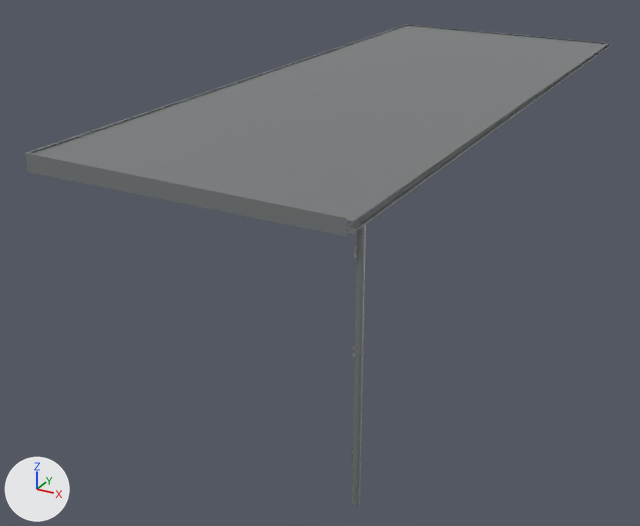
The glTF model game/assets/props/roof_service_weathering.glb as it was, and as the next commit left it.
The view is the same before and after, from a camera (50 mm lens) standing at (16.57, -16.75, 25.18) and looking at (10.72, -6.12, 19.86). Every picture has the same lights, and +X, +Y and +Z are marked at lower left. The picture after the commit comes second. Vertices at exactly the same position are counted once.

The first picture shows 'ServiceRoofRuntime_03_metal', 'ServiceRoofRuntime_04_metal', 'ServiceRoofRuntime_05_metal'.
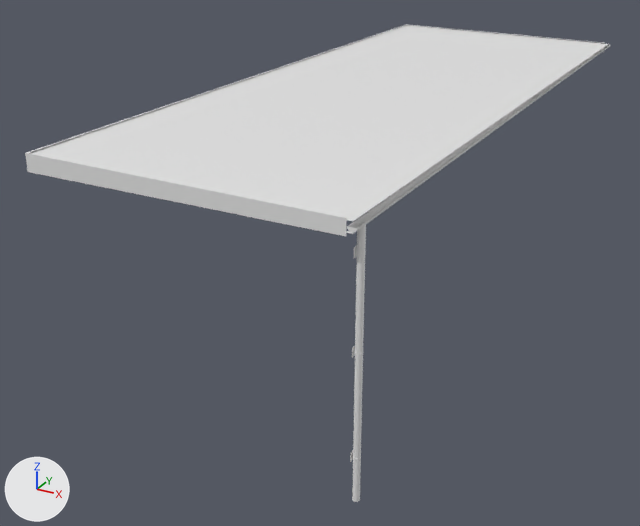
Patch to the scene script:
```diff
--- a/game/assets/props/roof_service_weathering.glb.py
+++ b/game/assets/props/roof_service_weathering.glb.py
@@ me_serviceroofruntime_03_metal @@
 # used by ob_serviceroofruntime_03_metal; location = (0.0, 0.0, 0.0)
-me_serviceroofruntime_03_metal.from_pydata(...)  # 1242 vertices, 2509 faces; spans x 9.43..13.38, y -10.28..-6.28, z 19.23..22.46
+me_serviceroofruntime_03_metal.from_pydata(...)  # 1345 vertices, 2715 faces; spans x 9.43..13.38, y -10.28..-6.28, z 19.27..22.46
+# me_serviceroofruntime_03_metal part 1: 8 vertices moved from x 13.29..13.36, y -10.12..-10.04, z 19.23..22.31 to x 13.29..13.36, y -10.12..-10.04, z 19.27..22.31; 58 vertices removed from x 13.29..13.36, y -10.12..-10.04, z 19.23; 161 vertices added at x 13.29..13.36, y -10.12..-10.04, z 19.27
+# me_serviceroofruntime_03_metal part 2: 2201 faces spanning x 9.43..13.38, y -10.28..-6.28, z 19.27..22.46 switch from mat_metal (grey #959999) to no material
@@ me_serviceroofruntime_04_metal @@
 me_serviceroofruntime_04_metal.from_pydata(...)  # 588 vertices, 998 faces; spans x 9.43..13.38, y -6.28..-2.28, z 22.25..22.46
-me_serviceroofruntime_04_metal.materials.append(mat_metal)  # grey #959999
@@ me_serviceroofruntime_05_metal @@
 me_serviceroofruntime_05_metal.from_pydata(...)  # 418 vertices, 761 faces; spans x 9.43..13.38, y -2.28..-0.22, z 22.25..22.46
-me_serviceroofruntime_05_metal.materials.append(mat_metal)  # grey #959999
```

Changed parts and their boxes [x1, y1, x2, y2] in the pictures (640 x 526 px):
'ServiceRoofRuntime_04_metal', recoloured (grey to white)
    both: [235, 40, 582, 126]
'ServiceRoofRuntime_05_metal', recoloured (grey to white)
    both: [360, 24, 610, 68]
part 1 of me_serviceroofruntime_03_metal, reshaped
    before: [352, 223, 366, 506]
    after: [352, 223, 366, 502]
part 2 of me_serviceroofruntime_03_metal, recoloured (grey to white)
    both: [25, 82, 502, 462]
